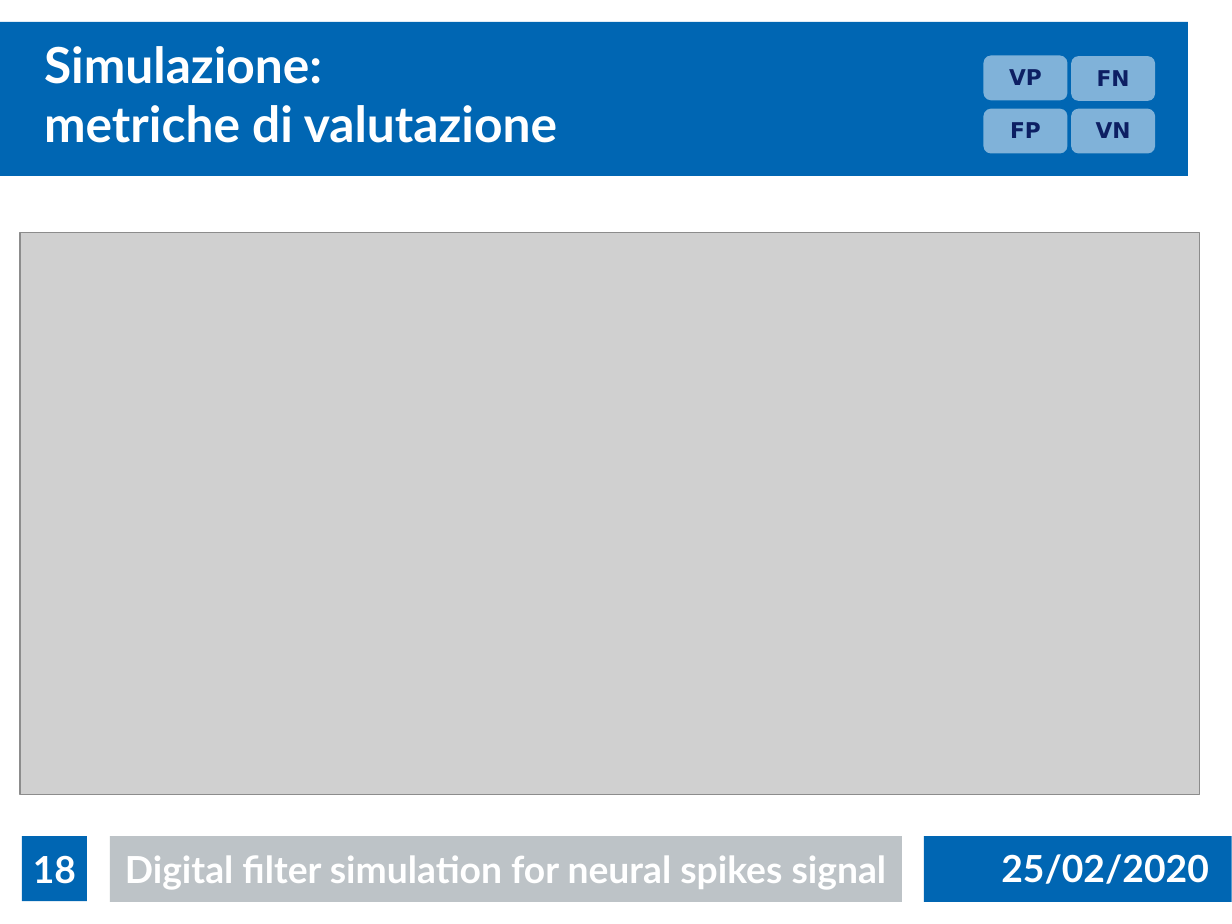
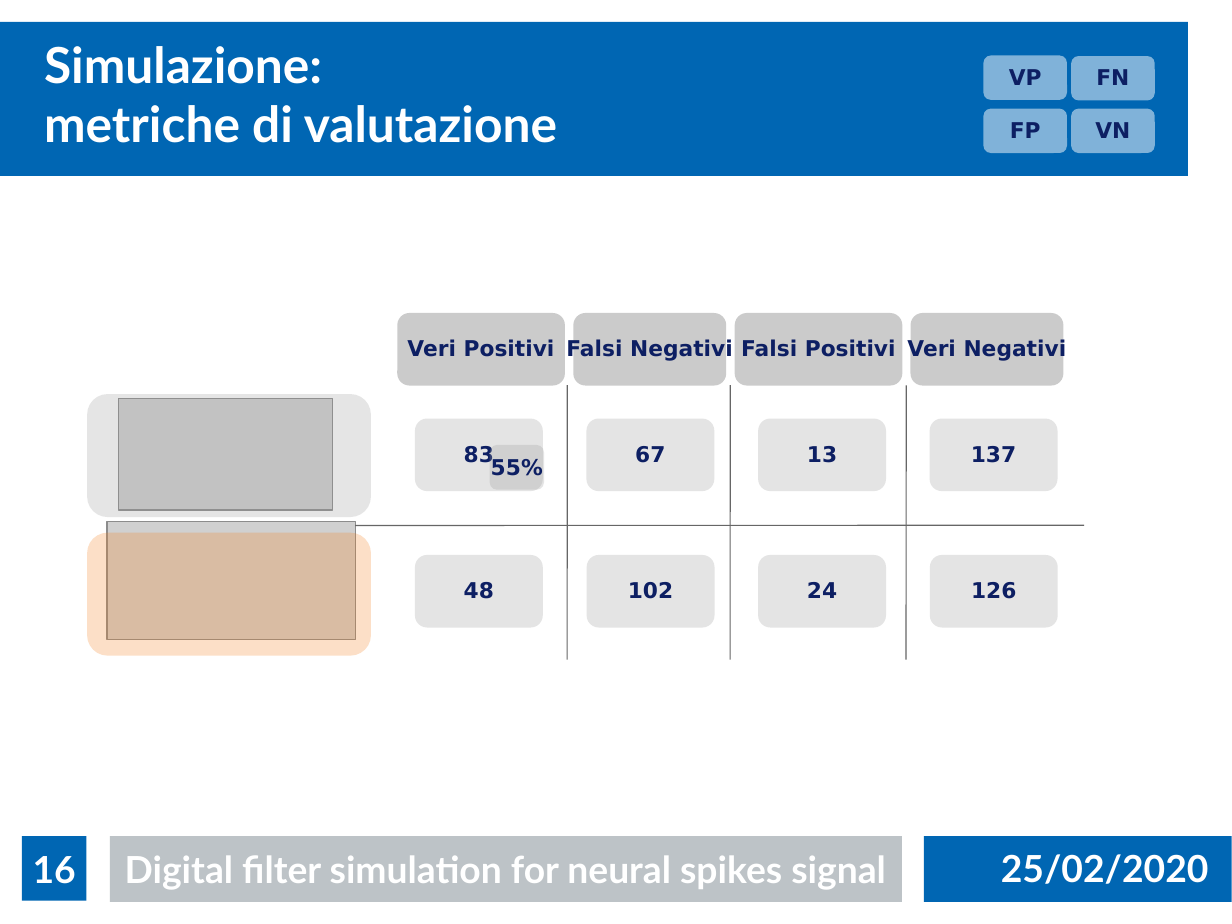
Before and after one commit to AlfreG/neuralSpikes, a slide deck: slide 16 of poc/presentazione.ppt (slide 18 before the commit). Drawn at 1232x924 pixels with LibreOffice and Linux fonts; fonts in the diff are those of the drawing; grey boxes stand for pictures. Boxes give left, top, right and bottom in pixels: in the first picture for what was removed or moved away, otherwise in the second. Text is boxed around its words. In the diff, an @@ line names an element or a change of style, - is before the commit and + after.

```diff
--- a/poc/presentazione.ppt
+++ b/poc/presentazione.ppt
@@ rounded rectangle added at (x1=398, y1=313, x2=566, y2=386), fill #999999 at 50% opacity, 14 pt, text #0D1F63, bold @@
+Veri Positivi
@@ rounded rectangle added at (x1=574, y1=313, x2=727, y2=386), fill #999999 at 50% opacity, 14 pt, text #0D1F63, bold @@
+Falsi Negativi
@@ rounded rectangle added at (x1=735, y1=313, x2=902, y2=386), fill #999999 at 50% opacity, 14 pt, text #0D1F63, bold @@
+Falsi Positivi
@@ rounded rectangle added at (x1=911, y1=313, x2=1064, y2=386), fill #999999 at 50% opacity, 14 pt, text #0D1F63, bold @@
+Veri Negativi
@@ line added from (567, 660) to (568, 386), #666666 0.74 pt @@
@@ line added from (730, 660) to (730, 386), #666666 0.74 pt @@
@@ line added from (907, 660) to (907, 386), #666666 0.74 pt @@
@@ rounded rectangle added at (x1=87, y1=395, x2=371, y2=518), fill #999999 at 25% opacity @@
@@ picture added at (x1=119, y1=398, x2=333, y2=510) @@
@@ rounded rectangle added at (x1=415, y1=418, x2=542, y2=491), fill #999999 at 26% opacity, 14 pt, text #0D1F63, bold @@
+83
@@ rounded rectangle added at (x1=587, y1=418, x2=714, y2=491), fill #999999 at 26% opacity, 14 pt, text #0D1F63, bold @@
+67
@@ rounded rectangle added at (x1=758, y1=418, x2=885, y2=491), fill #999999 at 26% opacity, 14 pt, text #0D1F63, bold @@
+13
@@ rounded rectangle added at (x1=930, y1=418, x2=1058, y2=491), fill #999999 at 26% opacity, 14 pt, text #0D1F63, bold @@
+137
@@ rounded rectangle added at (x1=490, y1=445, x2=544, y2=490), fill #999999 at 26% opacity, 14 pt, text #0D1F63, bold @@
+55%
@@ rounded rectangle added at (x1=87, y1=533, x2=371, y2=656), fill #F58220 at 25% opacity @@
@@ picture resized from (x1=20, y1=233, x2=1200, y2=795) to (x1=107, y1=521, x2=356, y2=638) @@
@@ line added from (1084, 525) to (356, 525), #666666 0.74 pt @@
@@ rounded rectangle added at (x1=415, y1=556, x2=542, y2=628), fill #999999 at 26% opacity, 14 pt, text #0D1F63, bold @@
+48
@@ rounded rectangle added at (x1=587, y1=556, x2=714, y2=628), fill #999999 at 26% opacity, 14 pt, text #0D1F63, bold @@
+102
@@ rounded rectangle added at (x1=758, y1=556, x2=885, y2=628), fill #999999 at 26% opacity, 14 pt, text #0D1F63, bold @@
+24
@@ rounded rectangle added at (x1=930, y1=556, x2=1058, y2=628), fill #999999 at 26% opacity, 14 pt, text #0D1F63, bold @@
+126
@@ page number at (x1=33, y1=856, x2=76, y2=884): text changed @@
-18
+16
```
Also in this commit, not shown: 14 other slides changed, 2 slides removed.
